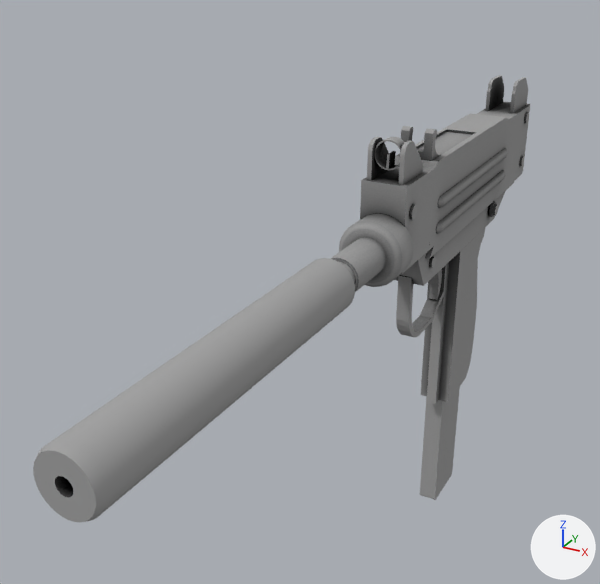
One commit to the Blender file orig/weapons/uzi/uzi.blend: the scene before it, then after it.
The view is the same before and after, from a camera (50 mm lens) standing at (0.195, -0.621, 0.305) and looking at (-0.064, -0.15, 0.07). The lights are fixed; the arrows at lower right show +X, +Y and +Z.

In view in the first picture: 'Body', 'Mag', 'Silencer'.
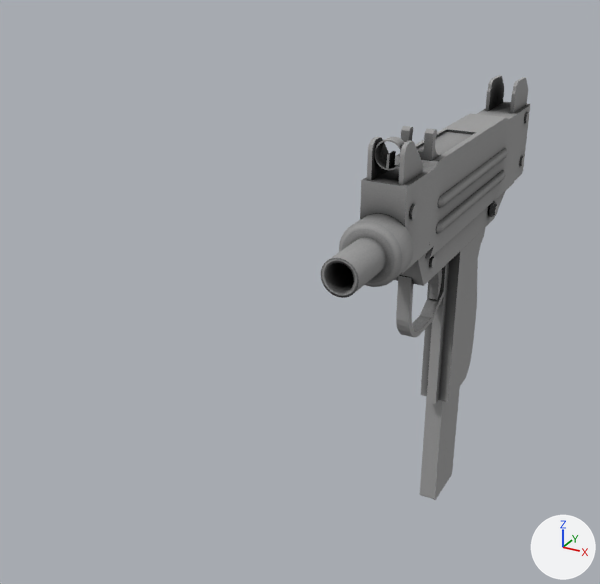
Commit message: Split uzi and silencer into two models

The change, as a diff of the scene's bpy script:
```diff
--- a/orig/weapons/uzi/uzi.blend.py
+++ b/orig/weapons/uzi/uzi.blend.py
@@ ob_silencer @@
-ob_silencer = bpy.data.objects.new('Silencer', me_cylinder)
-ob_silencer.location = (-0.0023, 0.0003, 0.002)
-ob_silencer.rotation_euler = (-1.571, 1.571, 0.0)  # degrees (-90, 90, 0)
-ob_silencer.scale = (0.0712, 0.0712, 0.0712)
-_m = ob_silencer.modifiers.new('EdgeSplit', 'EDGE_SPLIT')
```

What differs and where, as boxes [x1, y1, x2, y2] in the pictures (600 x 584 px):
'Silencer', deleted
    before: [33, 258, 355, 522]
